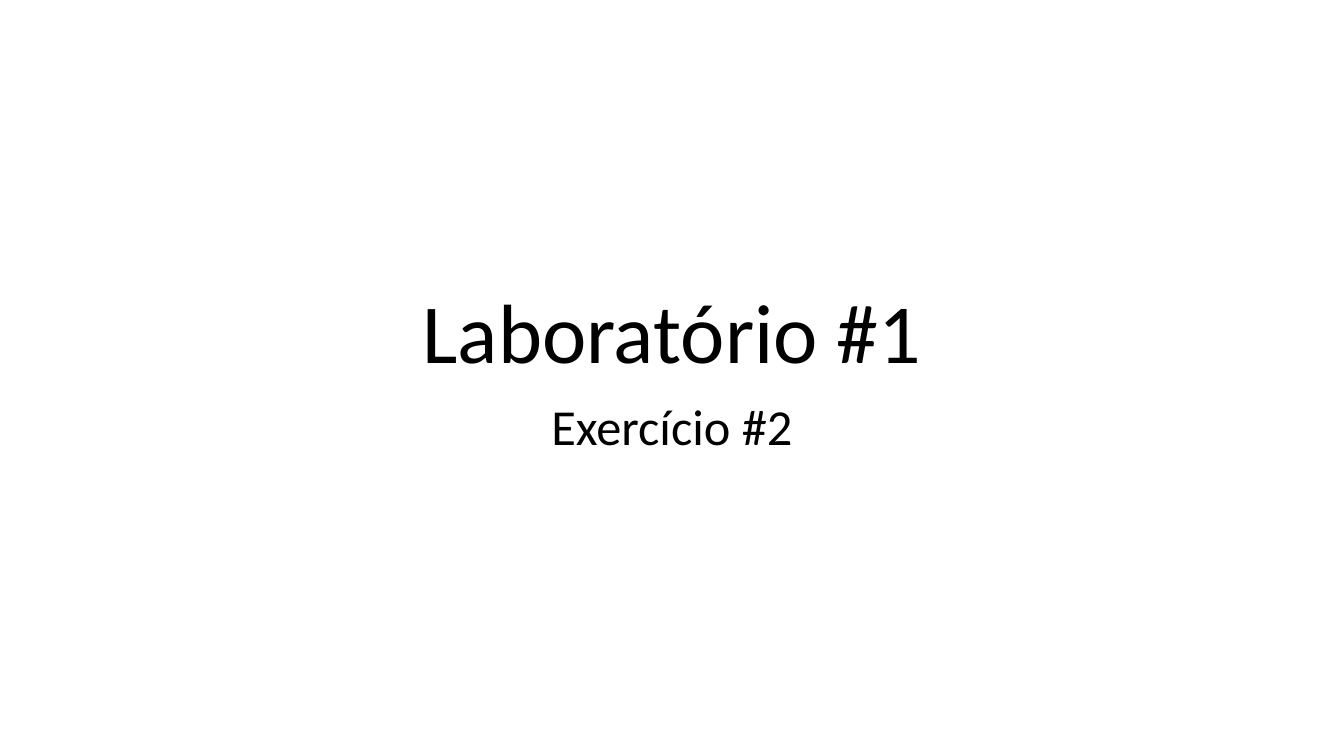
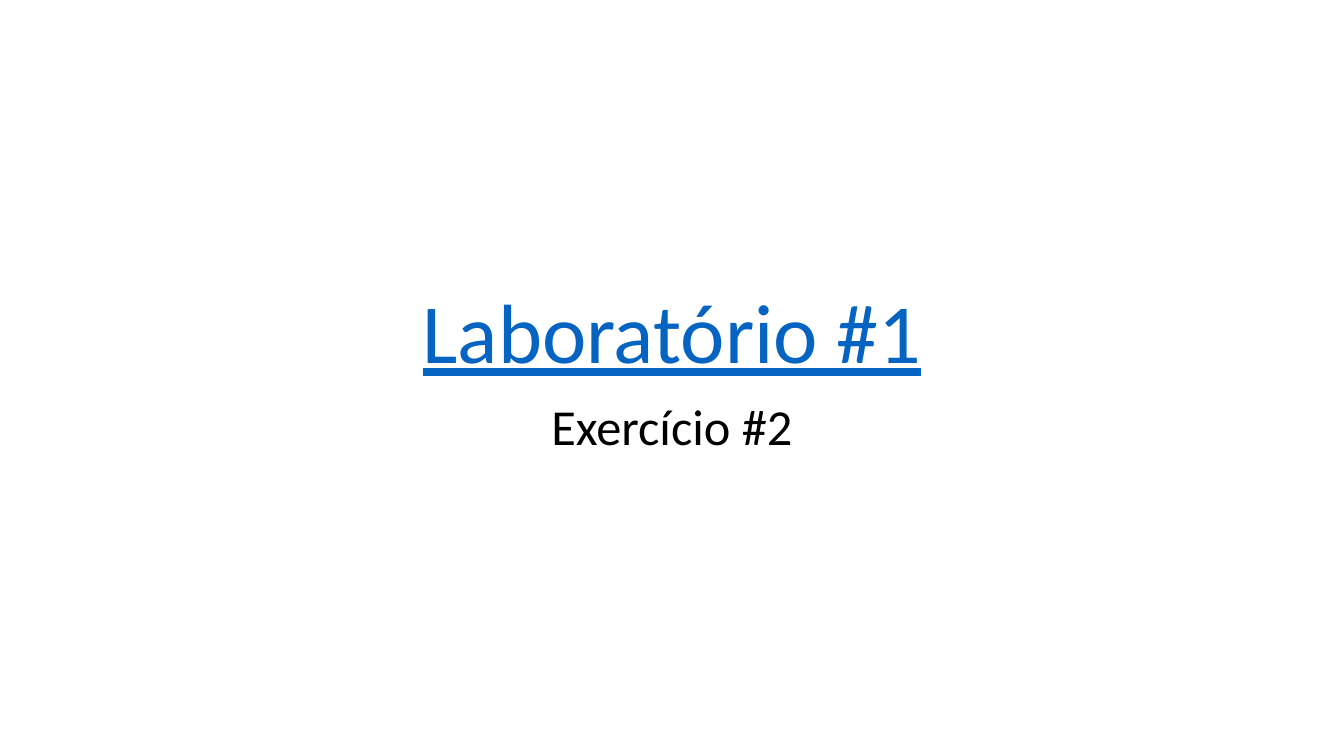
Before and after one commit to zz4fap/t320_aprendizado_de_maquina, a slide deck: slide 1 of slides/Lab1_Ex2.pptx. Drawn at 1344x756 pixels with LibreOffice and Linux fonts; fonts in the diff are those of the drawing. Boxes give left, top, right and bottom in pixels: in the first picture for what was removed or moved away, otherwise in the second. Text is boxed around its words. In the diff, an @@ line names an element or a change of style, - is before the commit and + after.

```diff
--- a/slides/Lab1_Ex2.pptx
+++ b/slides/Lab1_Ex2.pptx
@@ title "Laboratório #1" at box(423, 304, 921, 376): text colour #000000 to #0563C1, underline on @@
```
Also in this commit, not shown: 3 other slides changed, 1 slide added, 1 other file.
